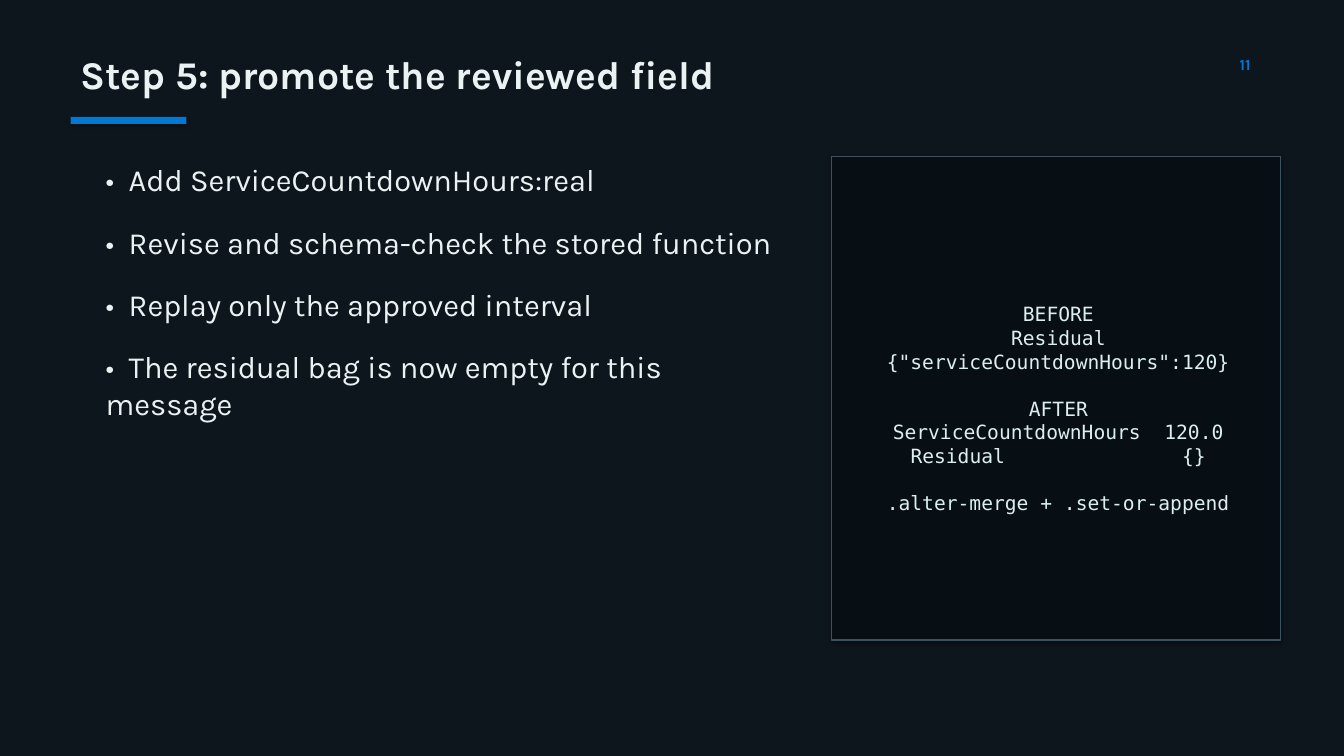
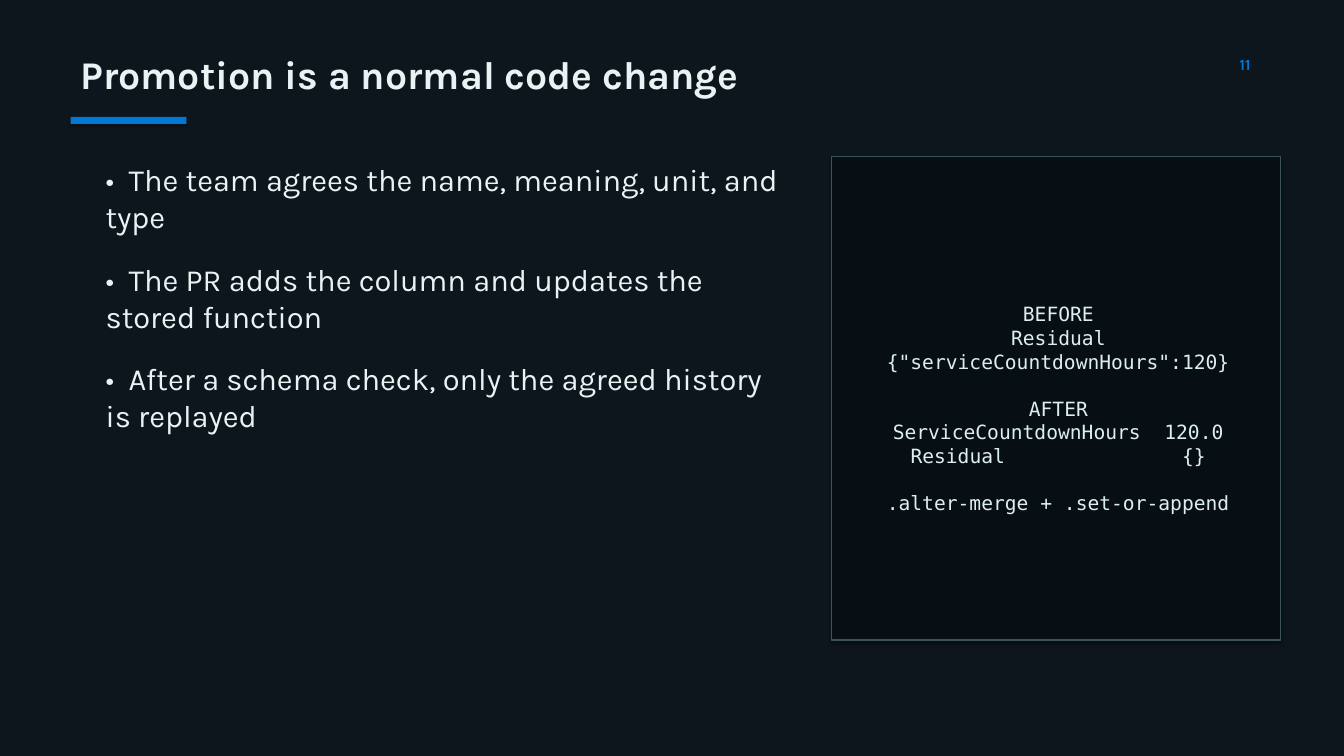
Before and after one commit to MatthieuLefebvre/eventhouse-schema-drift-reference, a slide deck: slide 11 of presentation/eventhouse-schema-drift-reference.pptx. Drawn at 1344x756 pixels with LibreOffice and Linux fonts; fonts in the diff are those of the drawing. Boxes give left, top, right and bottom in pixels: in the first picture for what was removed or moved away, otherwise in the second. Text is boxed around its words. In the diff, an @@ line names an element or a change of style, - is before the commit and + after.

```diff
--- a/presentation/eventhouse-schema-drift-reference.pptx
+++ b/presentation/eventhouse-schema-drift-reference.pptx
@@ text at (x1=80, y1=61, x2=738, y2=99): text changed @@
-Step 5: promote the reviewed field
+Promotion is a normal code change
@@ text at (x1=106, y1=170, x2=778, y2=434): text changed @@
-• Add ServiceCountdownHours:real
-• Revise and schema-check the stored function
-• Replay only the approved interval
-• The residual bag is now empty for this message
+• The team agrees the name, meaning, unit, and type
+• The PR adds the column and updates the stored function
+• After a schema check, only the agreed history is replayed
```
Also in this commit, not shown: 15 other slides changed, 3 other files.
